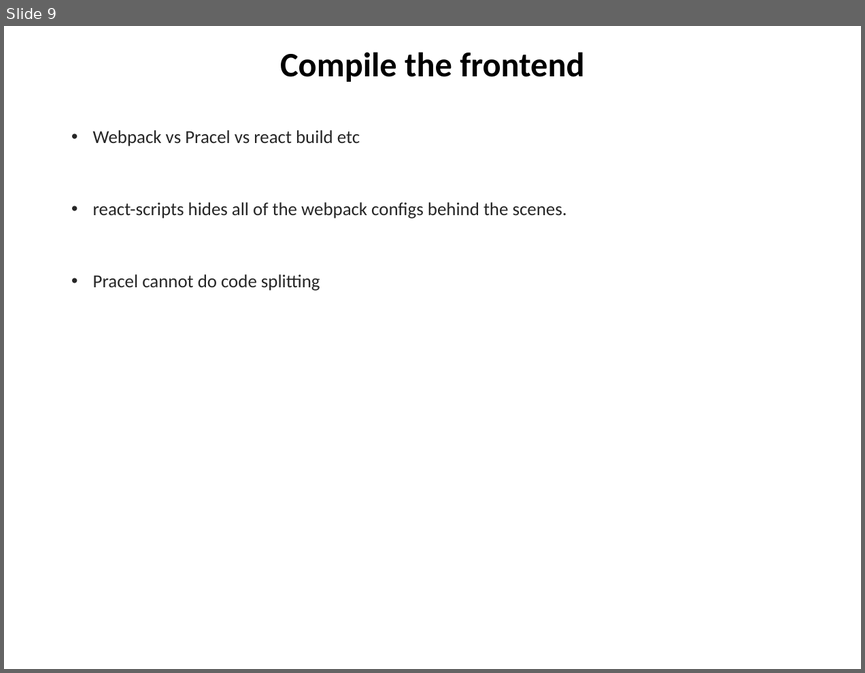
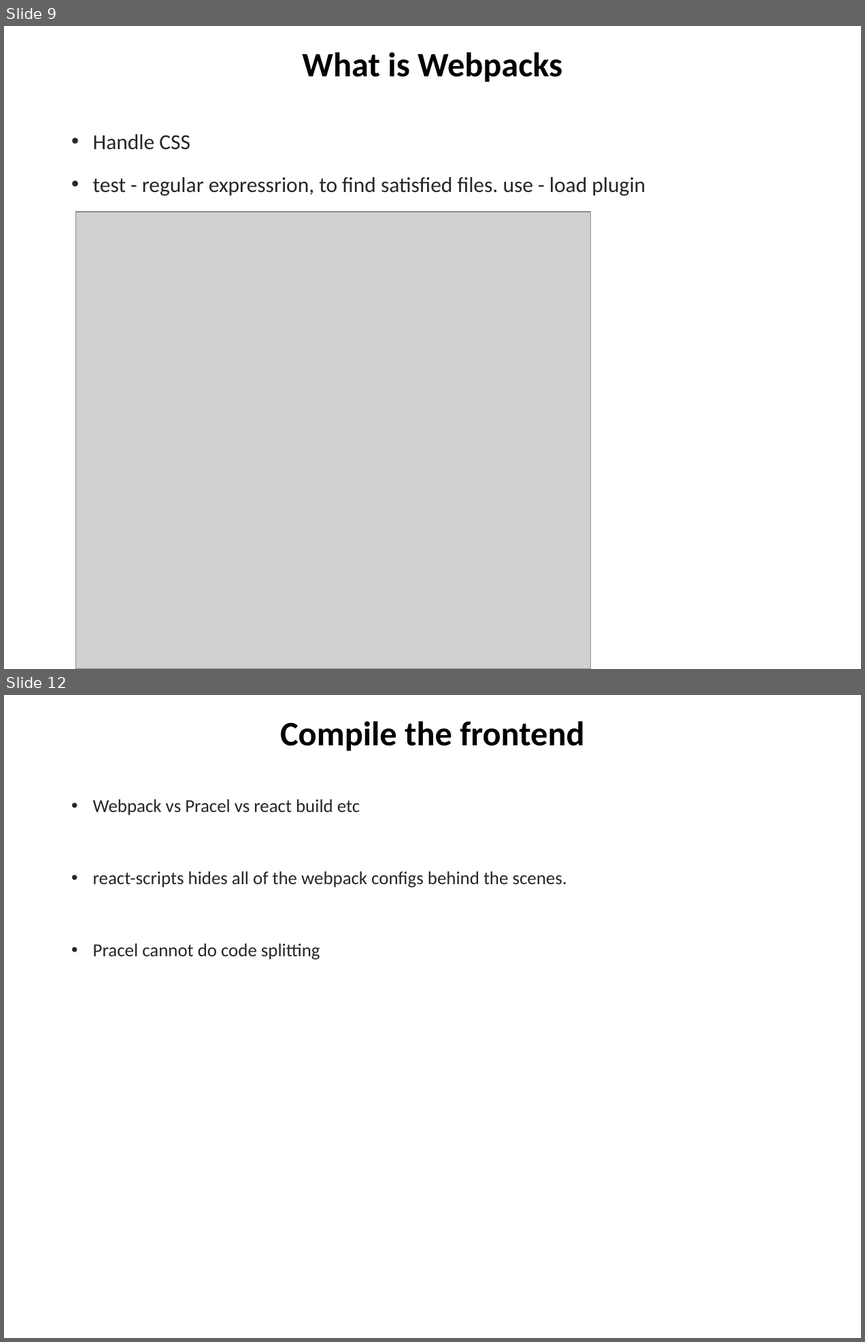
Before and after one commit to chuacw/SGUS-Slides, a slide deck: BCI - Batch2 - Day12 - Webpack http server and production.pptx. Shown one above the other, each under a label of ours: slide 9 before the commit, slides 9 and 12 after it; the slides between them are not shown. The pictures are 865x673 and 865x1342 pixels, drawn with LibreOffice and Linux fonts; fonts in the diff are those of the drawing; grey boxes stand for pictures. Boxes give left, top, right and bottom in pixels: in the first picture for what was removed or moved away, otherwise in the second. Text is boxed around its words. In the diff, an @@ line names an element or a change of style, - is before the commit and + after.

```diff
--- a/BCI - Batch2 - Day12 - Webpack http server and production.pptx
+++ b/BCI - Batch2 - Day12 - Webpack http server and production.pptx
@@ slide 9 added at box(4, 26, 861, 669), background #FFFFFF @@
@@ title added at box(302, 52, 562, 82), 28.8 pt, text #000000, bold @@
+What is Webpacks
@@ text added at box(93, 134, 645, 196), 18 pt, text #262626 @@
+• Handle CSS
+• test - regular expressrion, to find satisfied files. use - load plugin
@@ picture added at box(76, 212, 591, 669) @@
@@ what was slide 9 is now slide 12 @@
```
Also in this commit, not shown: 5 slides changed, 3 other slides added, 7 other files.
